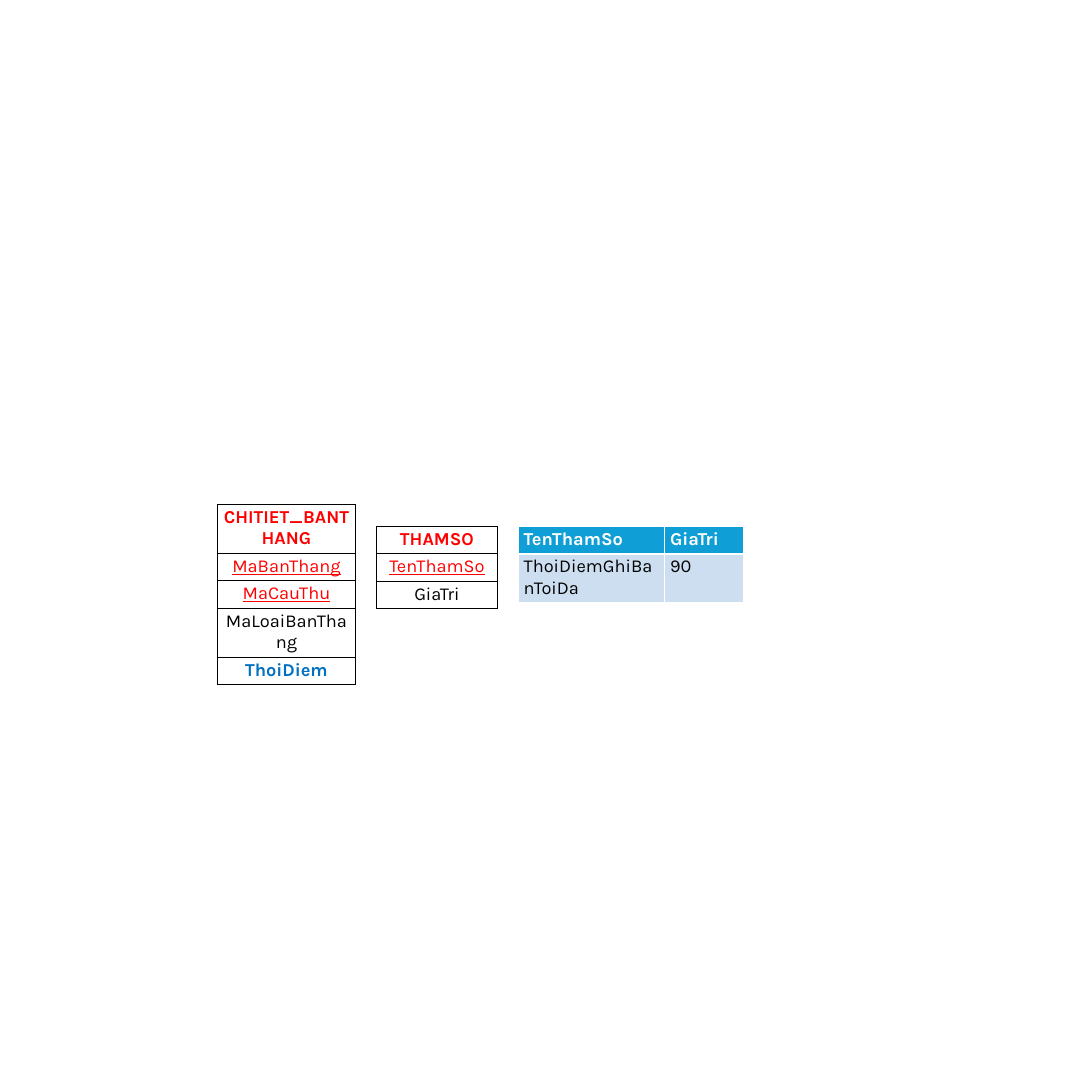
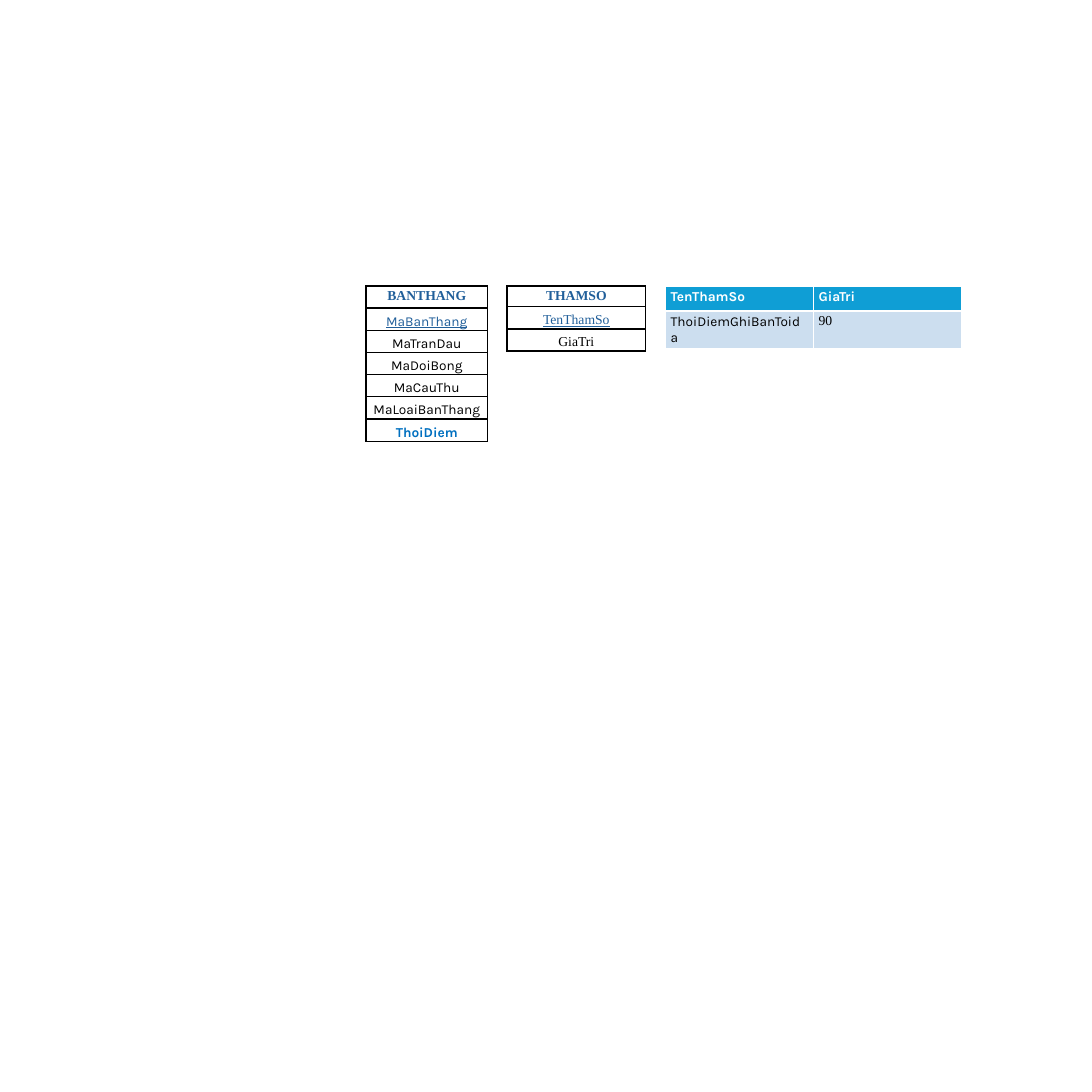
Before and after one commit to leeminsun1205/SE104.P12, a slide deck: slide 6 of Diagrams/DIAGRAM.pptx (slide 3 before the commit). Drawn at 1092x1092 pixels with LibreOffice and Linux fonts; fonts in the diff are those of the drawing. Boxes give left, top, right and bottom in pixels: in the first picture for what was removed or moved away, otherwise in the second. Text is boxed around its words. In the diff, an @@ line names an element or a change of style, - is before the commit and + after.

```diff
--- a/Diagrams/DIAGRAM.pptx
+++ b/Diagrams/DIAGRAM.pptx
@@ table at [366, 286, 488, 442] @@
-row 1, column 1: CHITIET_BANTHANG
+row 1, column 1: BANTHANG
+row 3: MaTranDau
+row 4: MaDoiBong
@@ table: place and size @@
-table at [217, 504, 355, 684]
+table at [366, 286, 488, 442]
@@ table at [507, 286, 645, 352] @@
@@ size 24 to 18 pt, font Karla to Times New Roman @@
@@ text colour #FF0000 to #215F9A in "THAMSO", "TenThamSo" @@
@@ line spacing 1 to 1.3 @@
@@ borders changed @@
@@ table: place and size @@
-table at [376, 526, 497, 608]
+table at [507, 286, 645, 352]
@@ table at [665, 286, 961, 336] @@
-row 2, column 1: ThoiDiemGhiBanToiDa
+row 2, column 1: ThoiDiemGhiBanToida
@@ size 24 to 18 pt in "TenThamSo", "GiaTri", "90" @@
@@ font Karla to Times New Roman in "90" @@
@@ table: place and size @@
-table at [518, 526, 744, 603]
+table at [665, 286, 961, 336]
```
Also in this commit, not shown: 3 other slides changed, 5 slides added, 1 slide removed.
